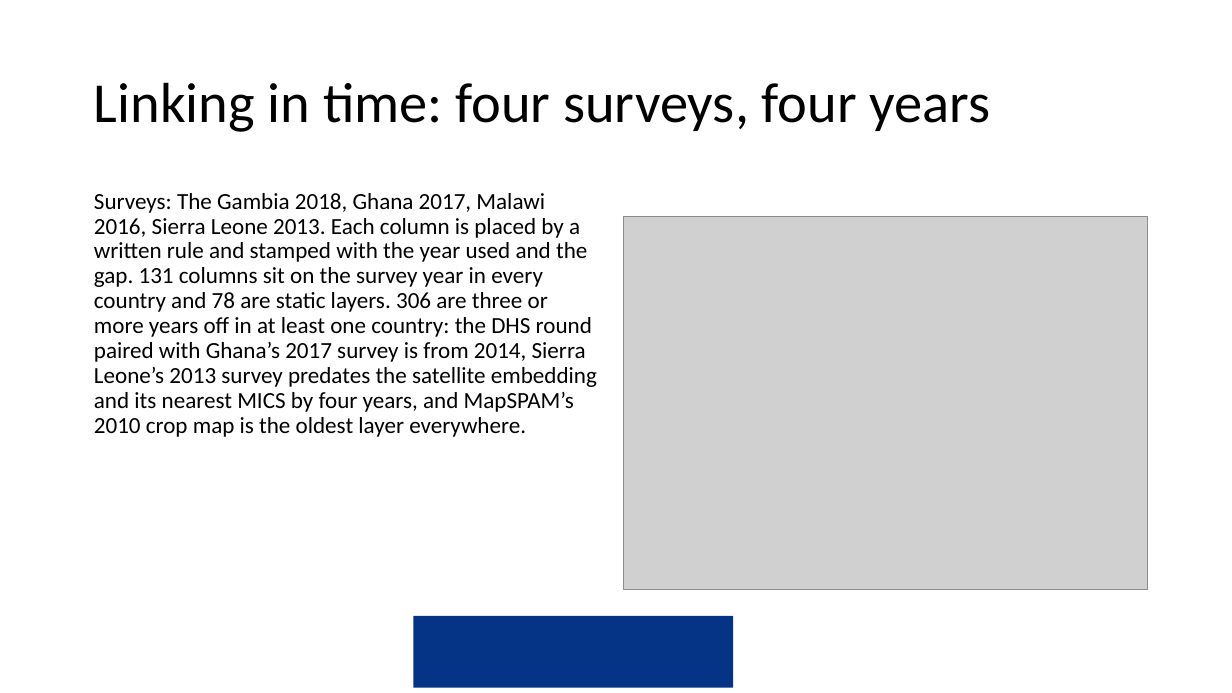
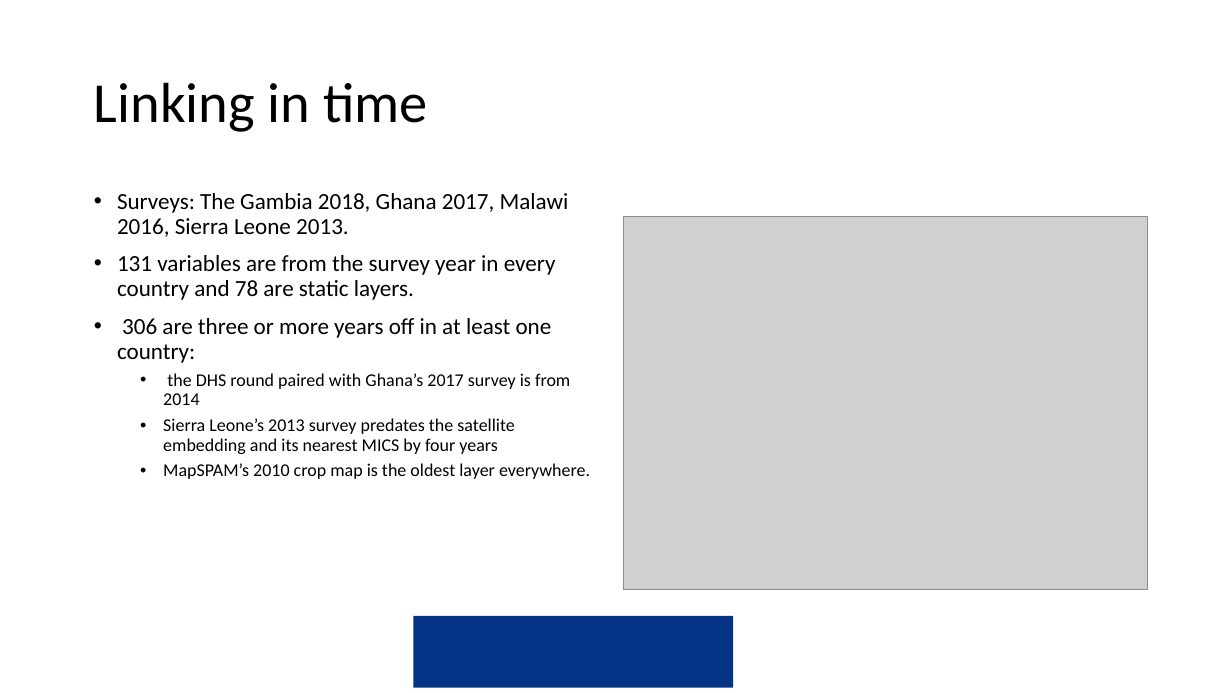
Before and after one commit to amertens/mn-prediction, a slide deck: slide 9 of docs/slides/MN-proxy-data-sources-2026-09.pptx (slide 6 before the commit). Drawn at 1232x693 pixels with LibreOffice and Linux fonts; fonts in the diff are those of the drawing; grey boxes stand for pictures; background and template pictures are left out. Boxes give left, top, right and bottom in pixels: in the first picture for what was removed or moved away, otherwise in the second. Text is boxed around its words. In the diff, an @@ line names an element or a change of style, - is before the commit and + after.

```diff
--- a/docs/slides/MN-proxy-data-sources-2026-09.pptx
+++ b/docs/slides/MN-proxy-data-sources-2026-09.pptx
@@ title at [94, 82, 428, 132]: text changed @@
-Linking in time: four surveys, four years
+Linking in time
@@ text at [117, 193, 590, 479]: text changed; size 18 to 14 pt @@
-Surveys: The Gambia 2018, Ghana 2017, Malawi 2016, Sierra Leone 2013. Each column is placed by a written rule and stamped with the year used and the gap. 131 columns sit on the survey year in every country and 78 are static layers. 306 are three or more years off in at least one country: the DHS round paired with Ghana’s 2017 survey is from 2014, Sierra Leone’s 2013 survey predates the satellite embedding and its nearest MICS by four years, and MapSPAM’s 2010 crop map is the oldest layer everywhere.
+• Surveys: The Gambia 2018, Ghana 2017, Malawi 2016, Sierra Leone 2013.
+• 131 variables are from the survey year in every country and 78 are static layers.
+• 306 are three or more years off in at least one country:
+  • the DHS round paired with Ghana’s 2017 survey is from 2014
+  • Sierra Leone’s 2013 survey predates the satellite embedding and its nearest MICS by four years
+  • MapSPAM’s 2010 crop map is the oldest layer everywhere.
```
Also in this commit, not shown: 8 other slides changed, 10 slides added, 8 slides removed, 36 other files.
